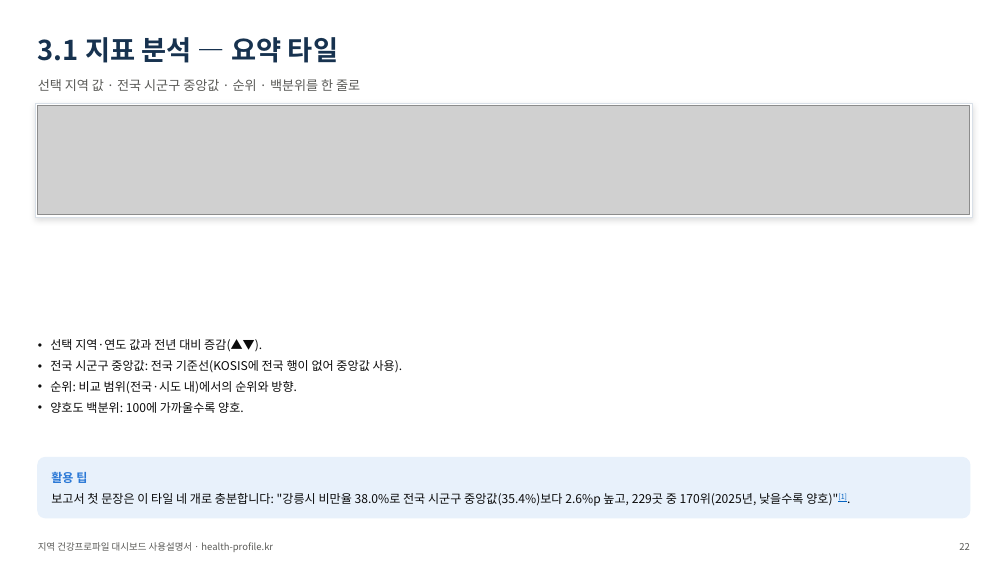
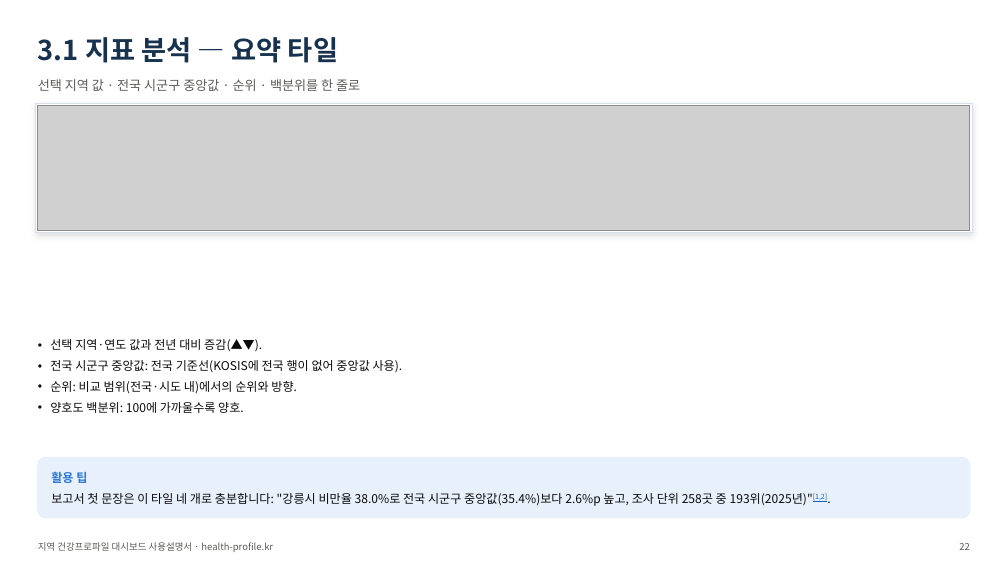
Before and after one commit to soonryu74/soonryu74.github.io, a slide deck: slide 22 of health-dashboard/docs/지역건강프로파일_대시보드_사용설명서_v1.pptx. Drawn at 1008x567 pixels with LibreOffice and Linux fonts; fonts in the diff are those of the drawing; grey boxes stand for pictures. Boxes give left, top, right and bottom in pixels: in the first picture for what was removed or moved away, otherwise in the second. Text is boxed around its words. In the diff, an @@ line names an element or a change of style, - is before the commit and + after.

```diff
--- a/health-dashboard/docs/지역건강프로파일_대시보드_사용설명서_v1.pptx
+++ b/health-dashboard/docs/지역건강프로파일_대시보드_사용설명서_v1.pptx
@@ rectangle resized from (x1=36, y1=104, x2=972, y2=217) to (x1=36, y1=104, x2=972, y2=233) @@
@@ picture resized from (x1=38, y1=106, x2=970, y2=215) to (x1=38, y1=106, x2=970, y2=231) @@
@@ text at (x1=51, y1=493, x2=828, y2=506): text changed @@
-• 보고서 첫 문장은 이 타일 네 개로 충분합니다: "강릉시 비만율 38.0%로 전국 시군구 중앙값(35.4%)보다 2.6%p 높고, 229곳 중 170위(2025년, 낮을수록 양호)"[1].
+• 보고서 첫 문장은 이 타일 네 개로 충분합니다: "강릉시 비만율 38.0%로 전국 시군구 중앙값(35.4%)보다 2.6%p 높고, 조사 단위 258곳 중 193위(2025년)"[1,2].
```
Also in this commit, not shown: 8 other slides changed, 54 other files.
